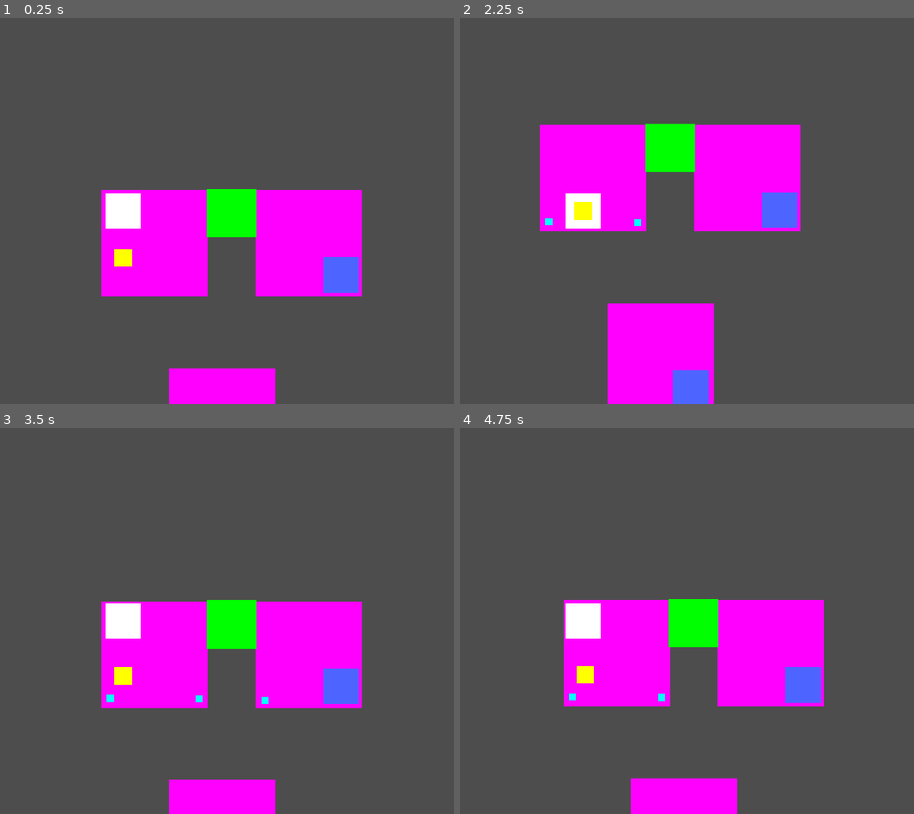
Above: before the commit, frames 1-4 (two rows, left to right).
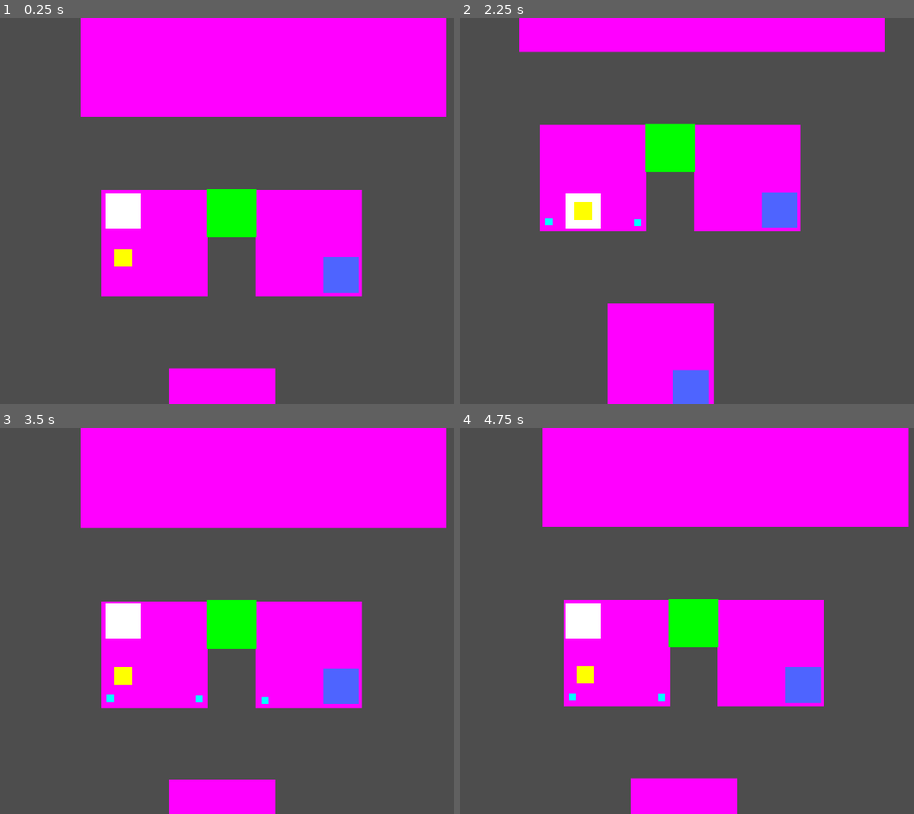
Above: after the commit, the same moments.

Repository: M4przybysz/lem_game_jam-powtorka
Game: Godot game, scene res://src/main/main.tscn
Same seed, same stepped clock (60 frames per second), same inputs: the game is played once before the commit and once after it.
Inputs:
- Up to frame 1 (0.25 s): no input
- Up to frame 2 (2.25 s): tap Enter at 0.5 s; hold D (right) 0.53-1.28 s; tap F (action1) at 0.6, 2.1 s; hold S (down) 1.28-2.03 s; tap E (action2) at 1.35 s; hold D (right) from 2.03 s (still down)
- Up to frame 3 (3.5 s): release D (right) at 2.78 s; hold W (up) from 2.78 s (still down); tap E (action2) at 2.85 s
- Up to frame 4 (4.75 s): tap Space at 3.5 s; release W (up) at 3.53 s; hold A (left) from 3.53 s (still down); tap F (action1) at 3.6 s; tap Enter at 4.25 s; tap E (action2) at 4.35 s

The runs differ from the first frame. In frame 1, 21% of the frame differs, in the area x 17-99%, y 0-26%; in frame 2, 7.2%; in frame 3, 21%, in the area x 17-99%, y 0-27%; in frame 4, 21%.

Commit message:
zrobiona sypialnia meow :3

Diff:
--- /dev/null
+++ b/powtorka/src/levels/sypialnia.tscn
@@ -0,0 +1,61 @@
+[gd_scene load_steps=5 format=3 uid="uid://erhl6mn8tmot"]
+
+[ext_resource type="PackedScene" uid="uid://c5ith1wamnvtw" path="res://src/objects/test_object.tscn" id="1_0cd3x"]
+[ext_resource type="PackedScene" uid="uid://cshqsixm2pc76" path="res://src/player/player.tscn" id="2_t0uub"]
+
+[sub_resource type="RectangleShape2D" id="RectangleShape2D_mf2vb"]
+size = Vector2(312, 15)
+
+[sub_resource type="RectangleShape2D" id="RectangleShape2D_txn8x"]
+size = Vector2(12, 307)
+
+[node name="Room_Small_Closed" type="StaticBody2D"]
+
+[node name="ColorRect" type="ColorRect" parent="."]
+offset_left = 14.0
+offset_top = 8.5
+offset_right = 312.0
+offset_bottom = 306.5
+color = Color(1, 0, 1, 1)
+
+[node name="wall n" type="CollisionShape2D" parent="."]
+position = Vector2(160, 0)
+shape = SubResource("RectangleShape2D_mf2vb")
+
+[node name="wall s" type="CollisionShape2D" parent="."]
+position = Vector2(161, 315)
+shape = SubResource("RectangleShape2D_mf2vb")
+
+[node name="wall w" type="CollisionShape2D" parent="."]
+position = Vector2(10, 156)
+shape = SubResource("RectangleShape2D_txn8x")
+
+[node name="wall w2" type="CollisionShape2D" parent="."]
+position = Vector2(317, 158)
+shape = SubResource("RectangleShape2D_txn8x")
+
+[node name="Sprite2D" type="Sprite2D" parent="."]
+
+[node name="łóżko" parent="." instance=ExtResource("1_0cd3x")]
+position = Vector2(103, 62)
+scale = Vector2(-8.57845, 5.71761)
+
+[node name="Player" parent="." instance=ExtResource("2_t0uub")]
+position = Vector2(550, 187)
+scale = Vector2(0.958795, 1.03287)
+
+[node name="stolik nocny" parent="." instance=ExtResource("1_0cd3x")]
+position = Vector2(53, 159)
+scale = Vector2(2.84, 2.76)
+
+[node name="komoda" parent="." instance=ExtResource("1_0cd3x")]
+position = Vector2(86, 281)
+scale = Vector2(7.24348, 2.72)
+
+[node name="biurko" parent="." instance=ExtResource("1_0cd3x")]
+position = Vector2(257, 280)
+scale = Vector2(5.24, 2.72)
+
+[node name="krzesło" parent="." instance=ExtResource("1_0cd3x")]
+position = Vector2(262, 226)
+scale = Vector2(1.56, 1.36)
--- a/powtorka/src/levels/test_lvl.tscn
+++ b/powtorka/src/levels/test_lvl.tscn
@@ -1,9 +1,13 @@
-[gd_scene load_steps=10 format=3 uid="uid://gpcqqw6efjpy"]
+[gd_scene load_steps=14 format=3 uid="uid://gpcqqw6efjpy"]
 
 [ext_resource type="PackedScene" uid="uid://brwy8u50fkdpl" path="res://src/teleport/teleport.tscn" id="1_5ianb"]
 [ext_resource type="Script" path="res://src/levels/test_lvl.gd" id="1_aw7th"]
 [ext_resource type="PackedScene" uid="uid://c5ith1wamnvtw" path="res://src/objects/test_object.tscn" id="2_p6ti2"]
 [ext_resource type="PackedScene" uid="uid://kypq6a5jjvq0" path="res://src/levels/corridors/corridor_gayen't.tscn" id="2_uhx2c"]
+[ext_resource type="PackedScene" uid="uid://c3mkijbfnfilr" path="res://src/levels/rooms/room_medium_open_left.tscn" id="5_ajico"]
+[ext_resource type="PackedScene" uid="uid://ofmada627bwp" path="res://src/levels/rooms/room_medium_closed.tscn" id="6_t71gy"]
+[ext_resource type="PackedScene" uid="uid://d1kkcfxkbvy1m" path="res://src/levels/rooms/room_big_closed.tscn" id="7_tt0cp"]
+[ext_resource type="PackedScene" uid="uid://cp4lfi2be2bqn" path="res://src/levels/corridors/corridor_gay.tscn" id="8_bs2tj"]
 
 [sub_resource type="RectangleShape2D" id="RectangleShape2D_1kp0d"]
 size = Vector2(312, 15)
@@ -21,6 +25,7 @@
 radius = 60.0333
 
 [node name="test lvl" type="Node2D"]
+position = Vector2(-33, -430)
 script = ExtResource("1_aw7th")
 
 [node name="Room1" type="StaticBody2D" parent="."]
@@ -46,6 +51,7 @@
 offset_right = 729.0
 offset_bottom = 298.0
 color = Color(1, 0, 1, 1)
+metadata/_edit_use_anchors_ = true
 
 [node name="Room2" type="StaticBody2D" parent="."]
 
@@ -69,6 +75,7 @@
 offset_right = 298.0
 offset_bottom = 298.0
 color = Color(1, 0, 1, 1)
+metadata/_edit_use_anchors_ = true
 
 [node name="corridor gayen\'t" parent="." instance=ExtResource("2_uhx2c")]
 position = Vector2(290, -6)
@@ -110,6 +117,7 @@
 offset_right = 487.0
 offset_bottom = 796.5
 color = Color(1, 0, 1, 1)
+metadata/_edit_use_anchors_ = true
 
 [node name="wall w2" type="CollisionShape2D" parent="Room3"]
 position = Vector2(484, 648)
@@ -144,4 +152,19 @@
 visible = false
 position = Vector2(458, 277)
 
+[node name="Room_Medium_Open_Left" parent="." instance=ExtResource("5_ajico")]
+position = Vector2(803, -1811)
+
+[node name="Room_Medium_Closed" parent="." instance=ExtResource("6_t71gy")]
+position = Vector2(-963, -1800)
+
+[node name="Room_Big_Closed" parent="." instance=ExtResource("7_tt0cp")]
+position = Vector2(-73, -1239)
+
+[node name="corridor gayen\'t2" parent="." instance=ExtResource("2_uhx2c")]
+position = Vector2(-1378, -891)
+
+[node name="corridor gay" parent="." instance=ExtResource("8_bs2tj")]
+position = Vector2(-1264, -554)
+
 [connection signal="body_entered" from="Area2D" to="." method="_on_area_2d_body_entered"]
